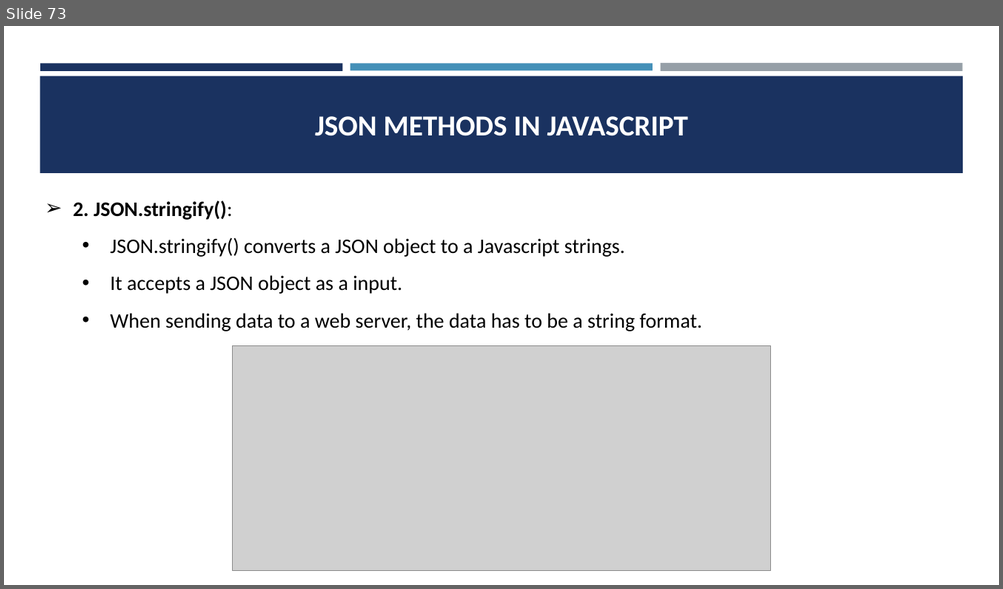
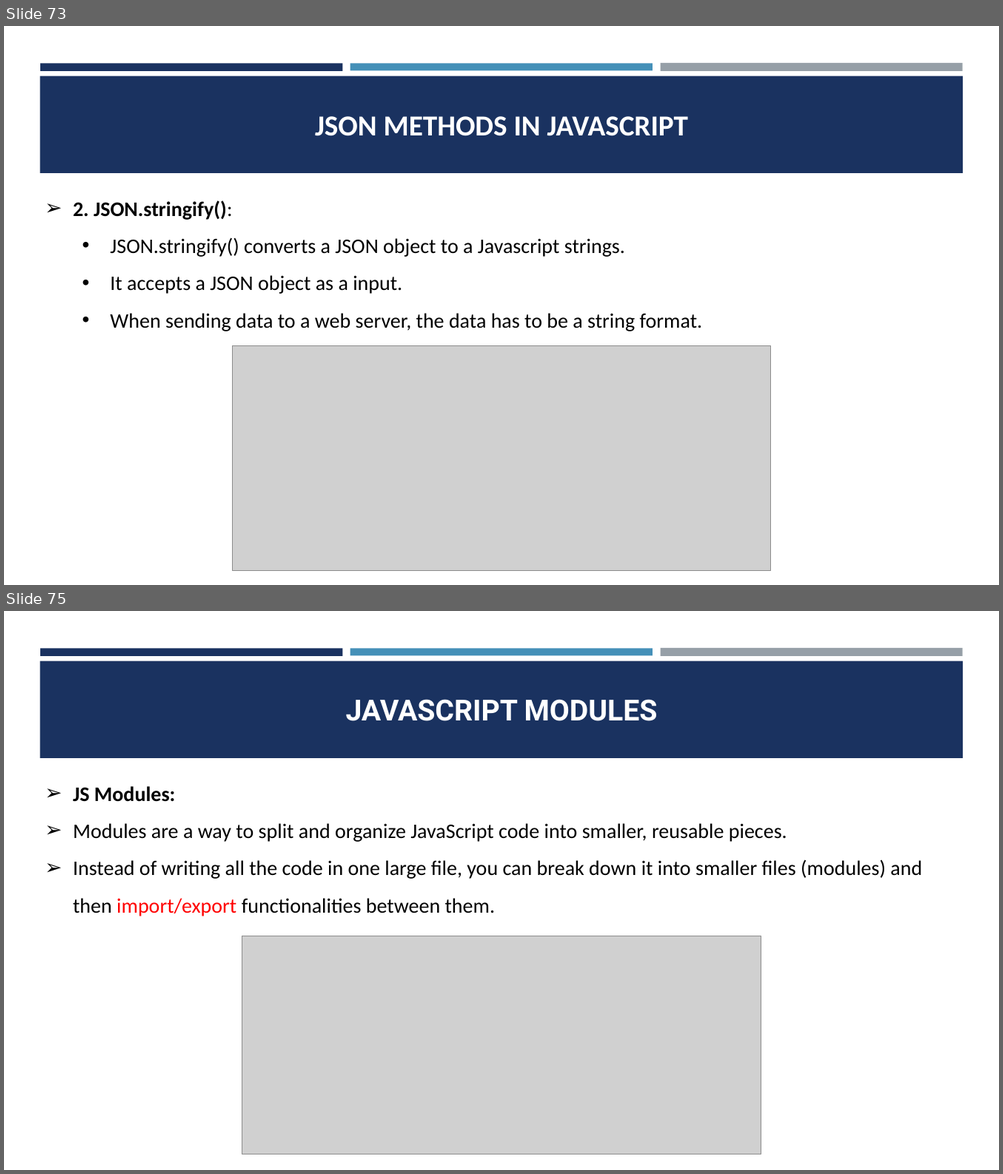
Before and after one commit to CodeCrafterRohit/PEC-Training, a slide deck: JAVASCRIPT/JAVASCRIPT PPT.pptx. Shown one above the other, each under a label of ours: slide 73 before the commit, slides 73 and 75 after it; the slides between them are not shown. The pictures are 1003x589 and 1003x1174 pixels, drawn with LibreOffice and Linux fonts; fonts in the diff are those of the drawing; grey boxes stand for pictures. Boxes give left, top, right and bottom in pixels: in the first picture for what was removed or moved away, otherwise in the second. Text is boxed around its words. In the diff, an @@ line names an element or a change of style, - is before the commit and + after.

```diff
--- a/JAVASCRIPT/JAVASCRIPT PPT.pptx
+++ b/JAVASCRIPT/JAVASCRIPT PPT.pptx
@@ slide 75 added at [4,611,999,1170], background #FFFFFF; not listed: 4 template elements that a slide beside it also shows @@
@@ title added at [346,699,657,721], 28 pt, text #FFFFFF, bold @@
+JAVASCRIPT MODULES
@@ text added at [73,786,922,917], 20 pt, text #000000 @@
+➢ JS Modules:
+➢ Modules are a way to split and organize JavaScript code into smaller, reusable pieces.
+➢ Instead of writing all the code in one large file, you can break down it into smaller files (modules) and then import/export functionalities between them.
@@ picture added at [242,937,761,1155] @@
```
Also in this commit, not shown: 18 other slides added, 18 other files.
